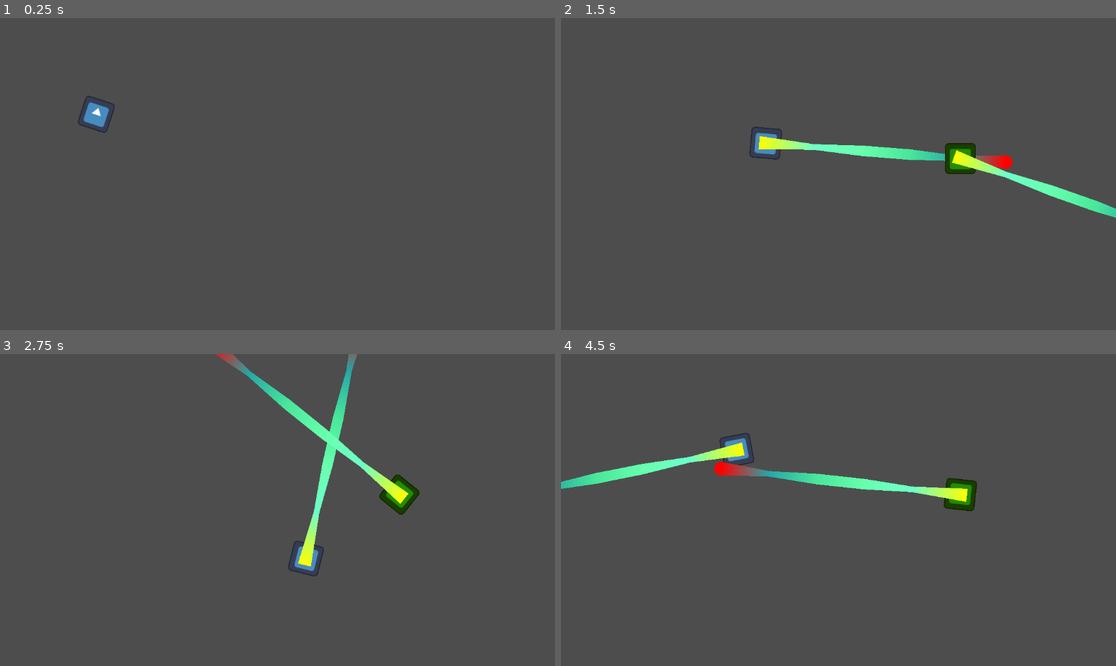
Above: before the commit, frames 1-4 (two rows, left to right).
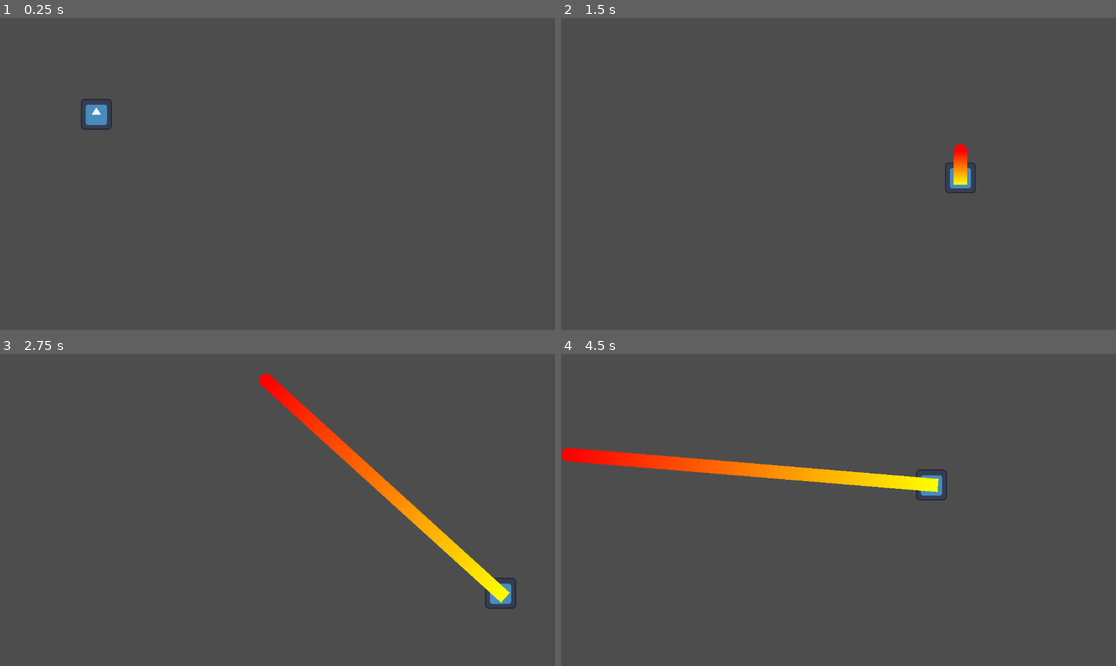
Above: after the commit, the same moments.

Repository: BobWizardLad/trials-of-ymera
Game: Godot game, scene res://main.tscn
Two runs of this game, one before a commit and one after it. Both use one fixed random seed, a clock stepped at 60 frames per second and the inputs below. The engine's default icon, where the game draws it, is replaced by a stand-in: a white triangle on a blue panel in a dark square.
Inputs (mouse positions are in pixels of both pictures, inside the frame that each line leads up to):
- Up to frame 1 (0.25 s): no input
- Up to frame 2 (1.5 s): tap Enter at 0.5 s; move the mouse to (960, 158) at 0.52 s; hold D (player_right) 0.53-1.28 s; hold Right mouse button (active_2) 0.53-1.28 s; click (960, 158) at 0.6 s; move the mouse to (960, 158) at 1.27 s; hold S (player_down) from 1.28 s (still down); right-click (960, 158) at 1.35 s
- Up to frame 3 (2.75 s): click (399, 494) at 1.55 s; move the mouse to (333, 441) at 2.02 s; release S (player_down) at 2.03 s; hold D (player_right) from 2.03 s (still down); hold Right mouse button (active_2) from 2.03 s (still down); click (333, 441) at 2.1 s
- Up to frame 4 (4.5 s): move the mouse to (810, 572) at 2.77 s; release D (player_right) at 2.78 s; release Right mouse button (active_2) at 2.78 s; hold W (player_up) 2.78-3.53 s; right-click (810, 572) at 2.85 s; click (810, 572) at 3.05 s; move the mouse to (1005, 556) at 3.52 s; hold Right mouse button (active_2) 3.53-4.28 s; hold A (player_left) from 3.53 s (still down); click (1005, 556) at 3.6 s; move the mouse to (672, 463) at 4.27 s; right-click (672, 463) at 4.35 s

The runs differ from the first frame. In frame 1, 0.2% of the frame differs, in the area x 14-21%, y 24-37%; in frame 2, 3.0%; in frame 3, 4.6%; in frame 4, 4.9%, in the area x 0-75%, y 25-51%.

Commit message:
Teleport to Clone
Mobility ability to teleport to a clone that is active using a recast of the clone ability.

Diff:
--- a/beam_spine.gd
+++ b/beam_spine.gd
@@ -9,7 +9,9 @@
 
 # Called every frame. 'delta' is the elapsed time since the previous frame.
 func _process(delta: float) -> void:
-	look_at(get_global_mouse_position())
+	# Adjust length to mouse pos
+	for each in range(0, points.size()):
+		points[each] = each * get_local_mouse_position() * 1.4
 
 func _on_lifespan_timeout() -> void:
 	queue_free()
--- a/beam_spine.tscn
+++ b/beam_spine.tscn
@@ -11,7 +11,7 @@
 colors = PackedColorArray(1, 1, 0, 1, 0.27451, 1, 1, 1, 0.486275, 1, 0.486275, 1, 0, 0.768627, 0.768627, 1, 1, 0, 0, 1)
 
 [node name="BeamSpine" type="Line2D"]
-points = PackedVector2Array(0, 0, 100, 0, 200, 0, 300, 0, 400, 0, 500, 0)
+points = PackedVector2Array(0, 0, 100, 0)
 width = 40.0
 width_curve = SubResource("Curve_4xtth")
 gradient = SubResource("Gradient_dnn0m")
@@ -20,6 +20,8 @@
 end_cap_mode = 2
 script = ExtResource("1_nexdo")
 
+[node name="Area2D" type="Area2D" parent="."]
+
 [node name="Lifespan" type="Timer" parent="."]
 one_shot = true
 
--- a/clone.gd
+++ b/clone.gd
@@ -4,13 +4,13 @@
 var beam_spine_asset: PackedScene = load("res://beam_spine.tscn")
 
 @onready var CLONETIMER: Timer = $CloneTimer
-@export var clone_duration: float = 4.00
+@export var clone_duration: float = 6.00
 
 var beam: Line2D
 
 # Called when the node enters the scene tree for the first time.
 func _ready() -> void:
-	pass # Replace with function body.
+	CLONETIMER.start(clone_duration)
 
 func _process(delta: float) -> void:
 	pass
@@ -20,7 +20,8 @@
 	look_at(get_global_mouse_position())
 
 func _on_input_event(viewport: Node, event: InputEvent, shape_idx: int) -> void:
-	print("PEW!")
+	if event.is_action_pressed("active_2"):
+		get_tree().call_group("Player", "clone_teleport")
 
 func _on_clone_timer_timeout() -> void:
 	queue_free()
--- a/clone.tscn
+++ b/clone.tscn
@@ -18,6 +18,7 @@
 texture = ExtResource("2_yyo4g")
 
 [node name="CloneTimer" type="Timer" parent="."]
+wait_time = 4.0
 one_shot = true
 
 [connection signal="input_event" from="." to="." method="_on_input_event"]
--- a/main.tscn
+++ b/main.tscn
@@ -5,7 +5,7 @@
 
 [node name="main" type="Node2D"]
 
-[node name="PlayerBody" type="CharacterBody2D" parent="."]
+[node name="PlayerBody" type="CharacterBody2D" parent="." groups=["Player"]]
 position = Vector2(200, 200)
 script = ExtResource("1_hq1lh")
 
--- a/player_body.gd
+++ b/player_body.gd
@@ -5,18 +5,17 @@
 var clone_asset: PackedScene = load("res://clone.tscn")
 
 @onready var ABILITYTIMER: Timer = $AbilityTimer
-@export var ability_delay: float = 7.00
+@export var ability_delay: float = 12.00
 @onready var PRIMARYTIMER: Timer = $PrimaryTimer
 @export var primary_delay: float = 5.00
 
 const SPEED: float = 300.0
 var direction: Vector2 = Vector2.ZERO
-var look_at: Vector2 = Vector2.ZERO
 var beam: Line2D
 var clone: Clone
 
 func _process(delta:float):
-	# When active attack, activate ability
+	# When active_1, beam attack
 	if Input.is_action_just_pressed("active_1") and PRIMARYTIMER.is_stopped():
 		beam = beam_spine_asset.instantiate()
 		beam.look_at(get_global_mouse_position())
@@ -25,15 +24,12 @@
 			clone.add_child(beam.duplicate())
 		PRIMARYTIMER.start(primary_delay)
 
-	# When mobility kit, activate ability
+	# When active_2, spawn clone
 	if Input.is_action_just_pressed("active_2") and ABILITYTIMER.is_stopped():
 		clone_spawn()
 		ABILITYTIMER.start(ability_delay)
 
 func _physics_process(delta: float) -> void:
-	# Look at mouse
-	look_at = get_global_mouse_position()
-	transform = transform.looking_at(look_at)
 
 	# Get axis input
 	direction.x = Input.get_axis("player_left", "player_right")
@@ -47,6 +43,14 @@
 	move_and_slide()
 	direction = Vector2.ZERO
 
+# Consume the clone to reposition
+func clone_teleport():
+	if clone:
+		var temp = position
+		position = clone.position
+		clone.queue_free()
+
+# Spawn a clone
 func clone_spawn() -> void:
 	clone = clone_asset.instantiate()
 	clone.position = get_global_mouse_position()
--- a/project.godot
+++ b/project.godot
@@ -14,6 +14,10 @@
 run/main_scene="res://main.tscn"
 config/features=PackedStringArray("4.3", "Forward Plus")
 config/icon="res://icon.svg"
+
+[global_group]
+
+Player=""
 
 [input]
 
